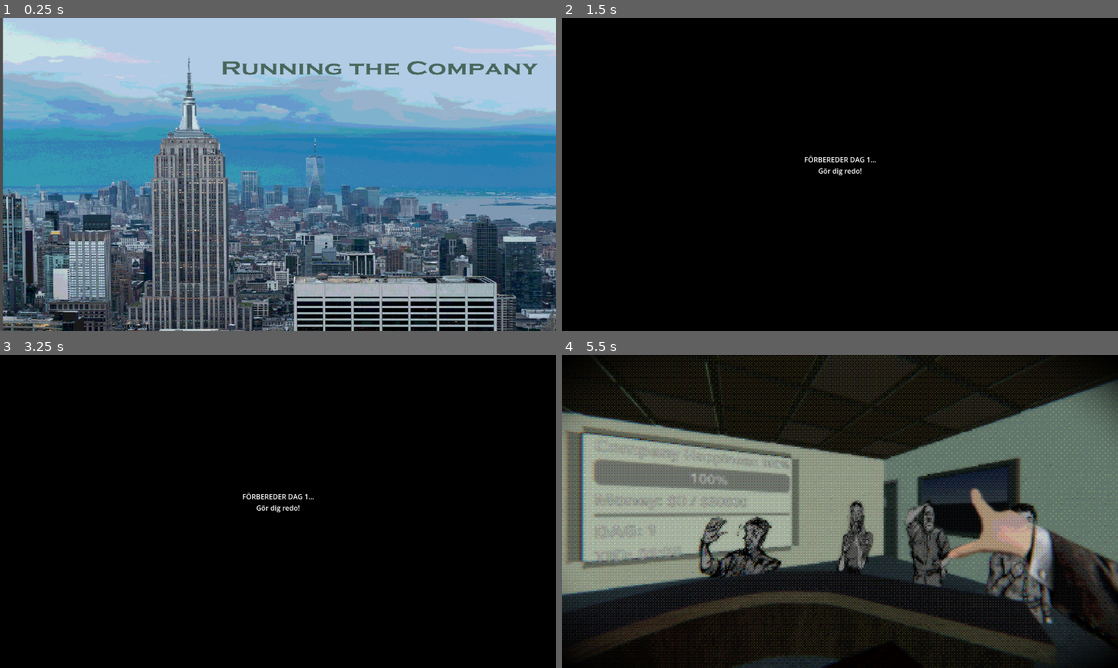
Above: before the commit, frames 1-4 (two rows, left to right).
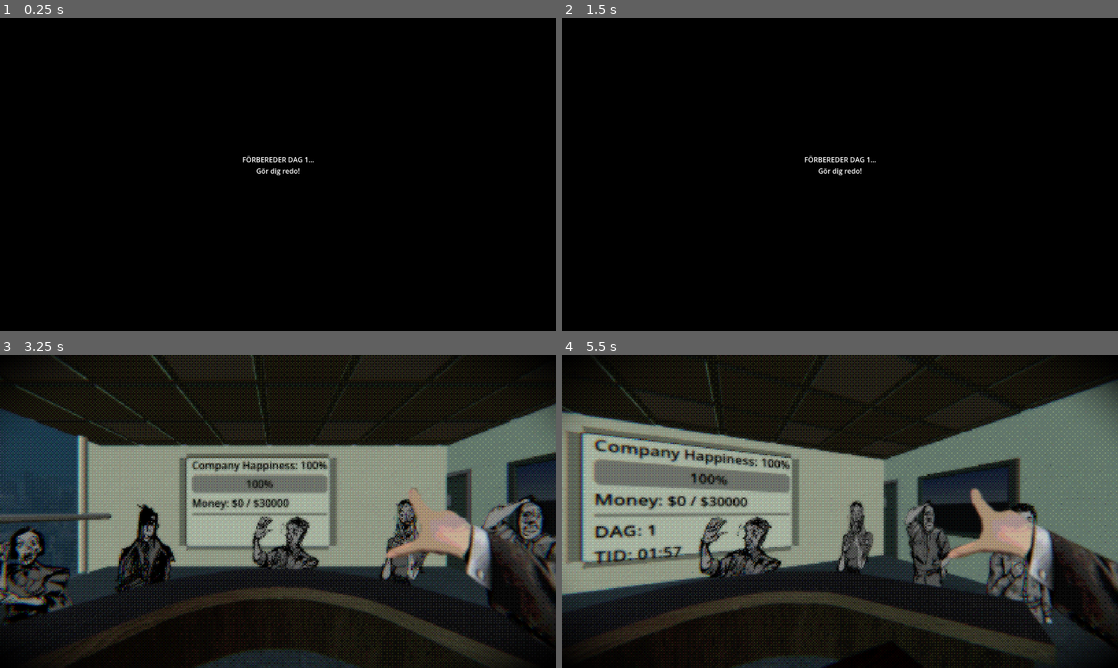
Above: after the commit, the same moments.

Repository: DebugCookie/FIB_GameJam
Game: Godot game, scene res://maxTestScene.tscn
Two runs of this game, one before a commit and one after it. Both use one fixed random seed, a clock stepped at 60 frames per second and the inputs below. Before the commit the project starts from res://main_menu.tscn.
Inputs (mouse positions are in pixels of both pictures, inside the frame that each line leads up to):
- Up to frame 1 (0.25 s): no input
- Up to frame 2 (1.5 s): click (845, 149) at 0.5 s, where only the run before the commit has a clickable "Start Button"; tap Enter (ui_accept) at 1.25 s; move the mouse to (962, 158) at 1.27 s; hold Right (ui_right) from 1.28 s (still down); click (962, 158) at 1.42 s
- Up to frame 3 (3.25 s): tap Enter (ui_accept) at 1.52, 2, 2.27, 2.75 s; move the mouse to (166, 527) at 2.02 s; release Right (ui_right) at 2.03 s; hold Down (ui_down) 2.03-2.78 s; move the mouse to (333, 442) at 2.77 s; hold Right (ui_right) from 2.78 s (still down)
- Up to frame 4 (5.5 s): move the mouse to (812, 574) at 3.52 s; release Right (ui_right) at 3.53 s; hold Up (ui_up) 3.53-4.28 s; click (812, 574) at 3.67 s; tap Enter (ui_accept) at 3.77, 4.52, 5.27 s; move the mouse to (1006, 558) at 4.27 s; hold Left (ui_left) from 4.28 s (still down); move the mouse to (673, 464) at 5.02 s

The runs differ from the first frame. In frame 1, 98% of the frame differs, in the area x 0-100%, y 0-100%; in frame 2, nothing differs; in frame 3, 65%; in frame 4, 2.5%.

Commit message:
UI_FixForSpeachBubbles

Diff:
--- a/bubble.tscn
+++ b/bubble.tscn
@@ -37,8 +37,11 @@
 texture = ExtResource("2_4cx2n")
 
 [node name="VBoxContainer" type="VBoxContainer" parent="SubViewport" unique_id=1205927695]
-offset_right = 40.0
-offset_bottom = 40.0
+custom_maximum_size = Vector2(550, 400)
+offset_left = 19.5
+offset_top = -64.22
+offset_right = 569.5
+offset_bottom = 175.78
 
 [node name="CharacterLabel" type="Label" parent="SubViewport/VBoxContainer" unique_id=709994585]
 modulate = Color(1, 1, 1, 0)
@@ -55,6 +58,7 @@
 layout_mode = 2
 theme_override_colors/font_color = Color(0, 0, 0, 1)
 theme_override_font_sizes/font_size = 56
+autowrap_mode = 3
 
 [node name="Sprite3D" type="Sprite3D" parent="." unique_id=2133175379]
 texture = SubResource("ViewportTexture_1vivr")
--- a/character_3d.tscn
+++ b/character_3d.tscn
@@ -35,7 +35,7 @@
 priority = 20
 
 [node name="CollisionShape3D" type="CollisionShape3D" parent="CharacterBody3D/Area3D" unique_id=1045727943]
-transform = Transform3D(1, 0, 0, 0, 1, 0, 0, 0, 1, -0.031495094, 0.02917862, -0.0234375)
+transform = Transform3D(1, 0, 0, 0, 1.605, 0, 0, 0, 1, -0.031495094, -1.3721715, -0.0234375)
 shape = SubResource("BoxShape3D_ddgnj")
 
 [connection signal="input_event" from="CharacterBody3D/Area3D" to="CharacterBody3D" method="_on_area_3d_input_event"]
--- a/global_morale_3d.tscn
+++ b/global_morale_3d.tscn
@@ -18,29 +18,35 @@
 [node name="EmployeeBarLabel" type="Label" parent="SubViewport/VBoxContainer" unique_id=1213951175]
 unique_name_in_owner = true
 layout_mode = 2
+theme_override_colors/font_color = Color(0, 0, 0, 1)
 text = "HappinessBar"
 
 [node name="EmployeeBar" type="ProgressBar" parent="SubViewport/VBoxContainer" unique_id=1589470304]
 unique_name_in_owner = true
 layout_mode = 2
+theme_override_colors/font_color = Color(0, 0, 0, 1)
 
 [node name="WorkBarLabel" type="Label" parent="SubViewport/VBoxContainer" unique_id=805497809]
 unique_name_in_owner = true
 layout_mode = 2
+theme_override_colors/font_color = Color(0, 0, 0, 1)
 text = "MoneyBar"
 
 [node name="WorkBar" type="ProgressBar" parent="SubViewport/VBoxContainer" unique_id=1569005437]
 unique_name_in_owner = true
 layout_mode = 2
+theme_override_colors/font_color = Color(0, 0, 0, 1)
 show_percentage = false
 
 [node name="RoundLabel" type="Label" parent="SubViewport/VBoxContainer" unique_id=659015132]
 unique_name_in_owner = true
 layout_mode = 2
+theme_override_colors/font_color = Color(0, 0, 0, 1)
 
 [node name="TimeLabel" type="Label" parent="SubViewport/VBoxContainer" unique_id=894542206]
 unique_name_in_owner = true
 layout_mode = 2
+theme_override_colors/font_color = Color(0, 0, 0, 1)
 
 [node name="Sprite3D" type="Sprite3D" parent="." unique_id=1238865906]
 texture = SubResource("ViewportTexture_1vivr")
--- a/project.godot
+++ b/project.godot
@@ -11,7 +11,7 @@
 [application]
 
 config/name="FIB_GameJam"
-run/main_scene="uid://dy0o3gs81nvfb"
+run/main_scene="uid://p601cch5st5d"
 config/features=PackedStringArray("4.7", "Forward Plus")
 config/icon="res://icon.svg"
 
